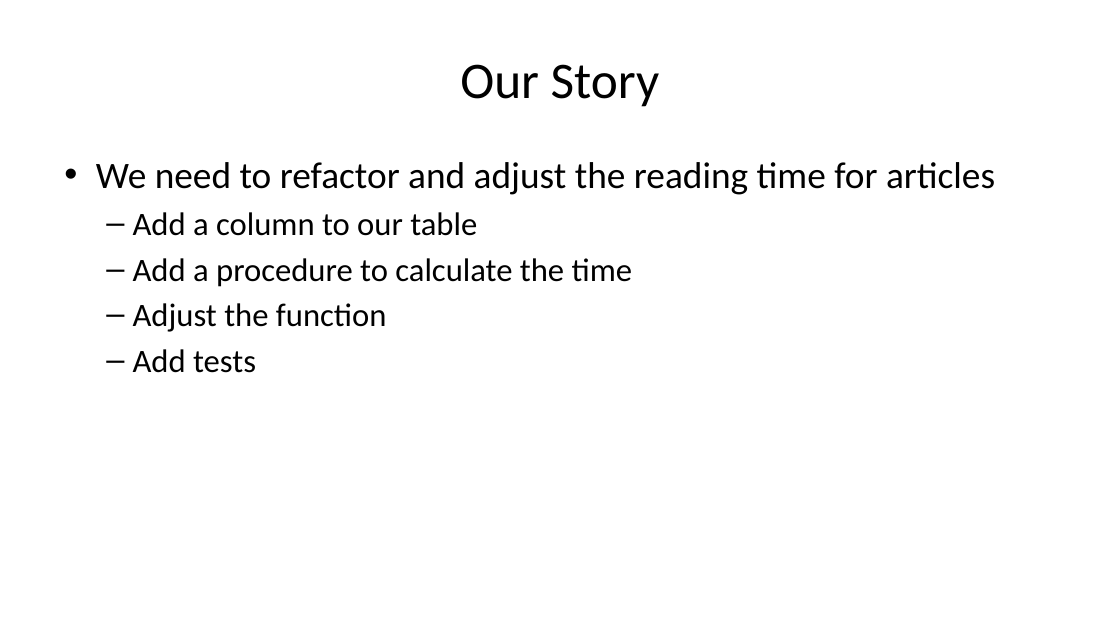
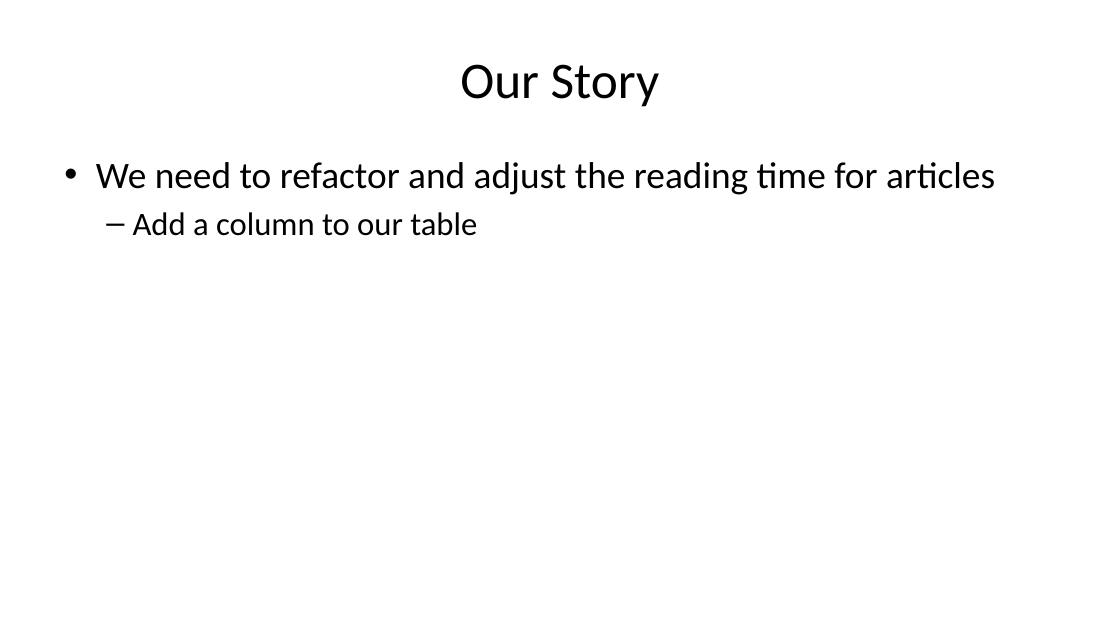
Before and after one commit to way0utwest/TestingTSQL, a slide deck: slide 16 of DB-Delivery-Get-Testing-TSQL.pptx. Drawn at 1120x630 pixels with LibreOffice and Linux fonts; fonts in the diff are those of the drawing. Boxes give left, top, right and bottom in pixels: in the first picture for what was removed or moved away, otherwise in the second. Text is boxed around its words. In the diff, an @@ line names an element or a change of style, - is before the commit and + after.

```diff
--- a/DB-Delivery-Get-Testing-TSQL.pptx
+++ b/DB-Delivery-Get-Testing-TSQL.pptx
@@ text at [133,258,633,373]: paragraphs removed @@
-  – Add a procedure to calculate the time
-  – Adjust the function
-  – Add tests
```
Also in this commit, not shown: 5 other slides changed, 4 slides added, 5 slides removed.
